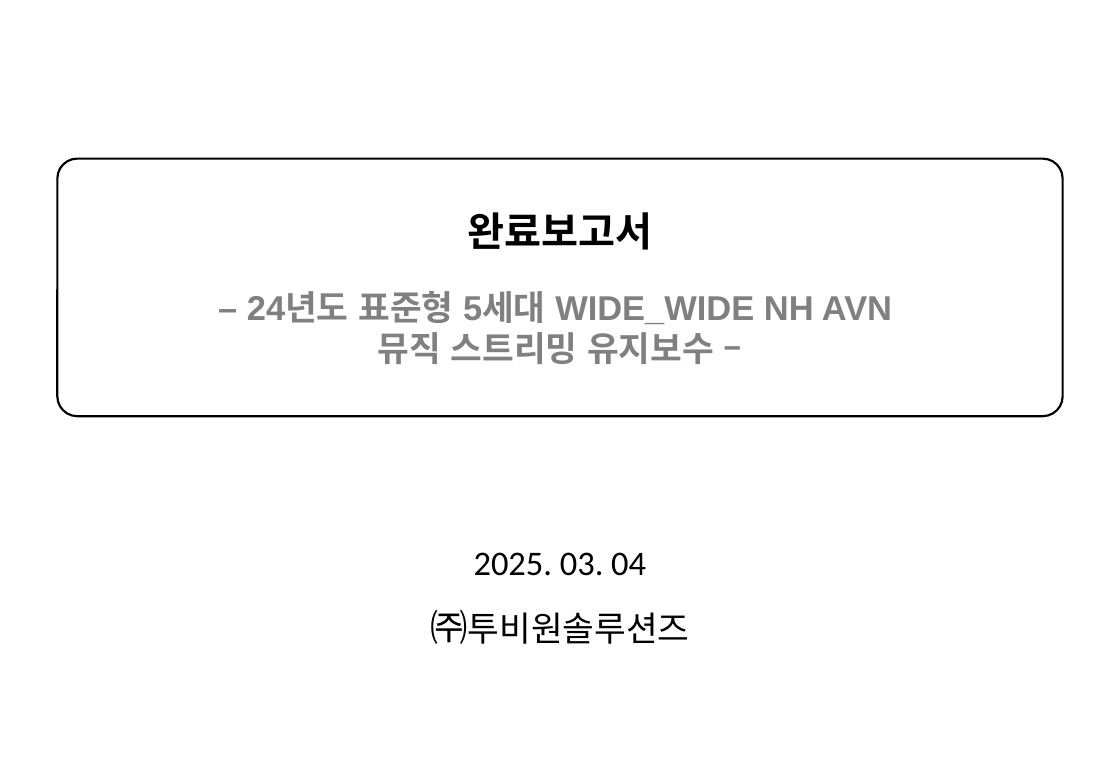
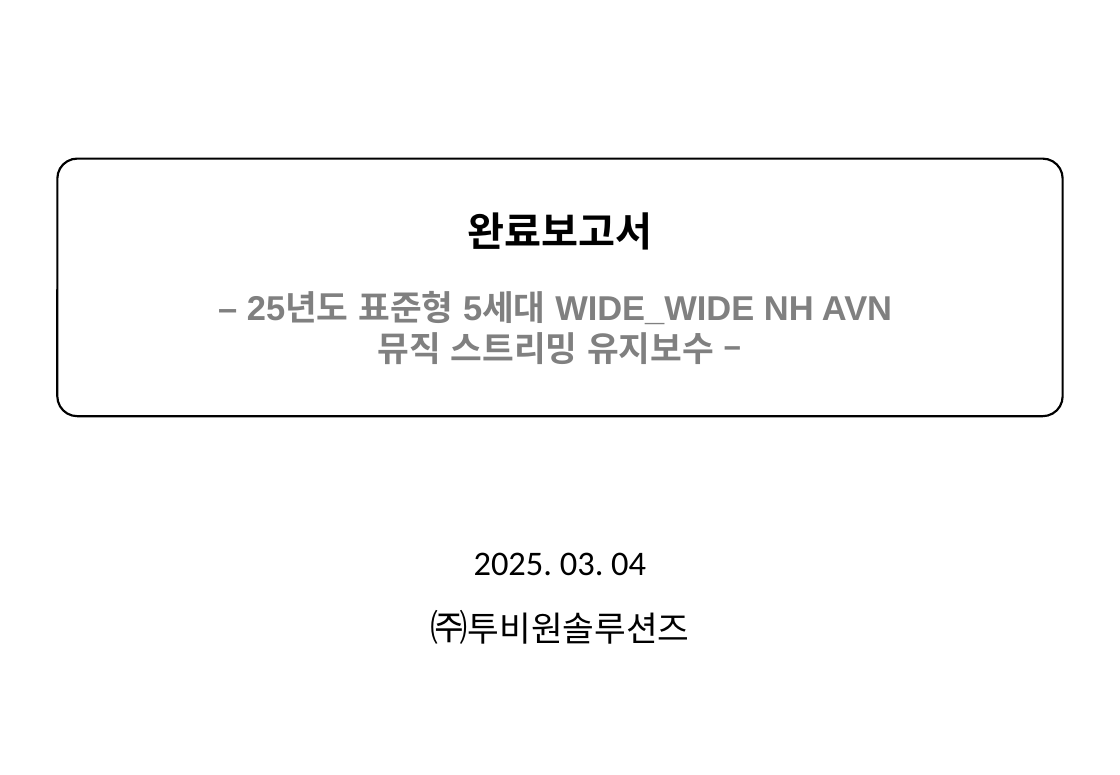
Before and after one commit to antwhale/TempRepository, a slide deck: slide 1 of musicstreaming_report_final.pptx. Drawn at 1120x775 pixels with LibreOffice and Linux fonts; fonts in the diff are those of the drawing. Boxes give left, top, right and bottom in pixels: in the first picture for what was removed or moved away, otherwise in the second. Text is boxed around its words. In the diff, an @@ line names an element or a change of style, - is before the commit and + after.

```diff
--- a/musicstreaming_report_final.pptx
+++ b/musicstreaming_report_final.pptx
@@ text in rounded rectangle at [247, 291, 892, 324]: text changed @@
-– 24년도 표준형 5세대 WIDE_WIDE NH AVN
+– 25년도 표준형 5세대 WIDE_WIDE NH AVN
```
Also in this commit, not shown: 33 other slides changed.
